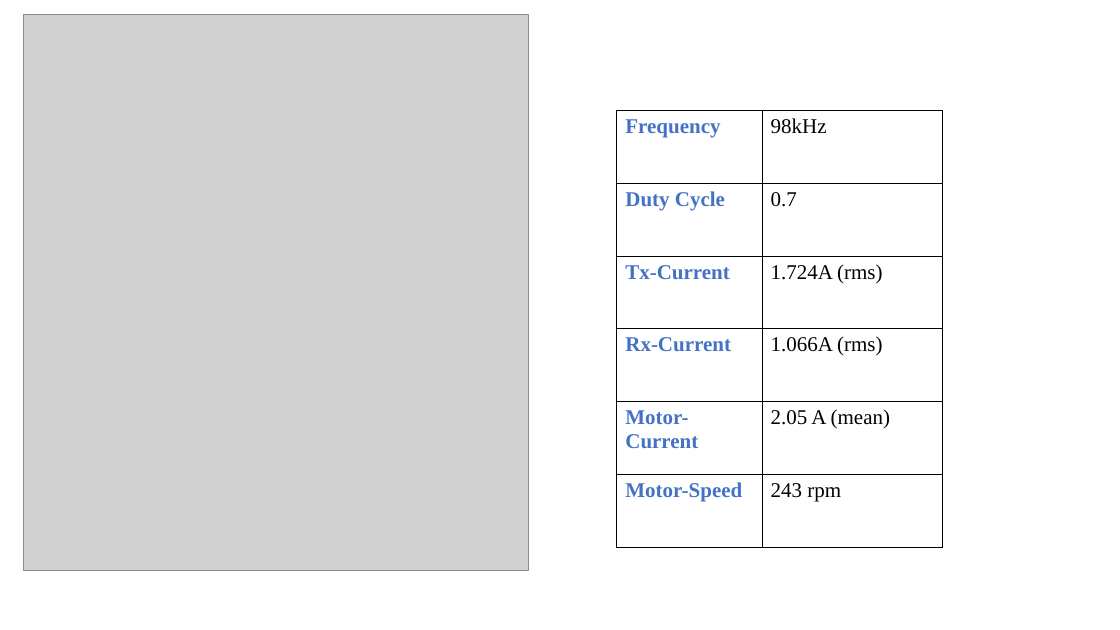
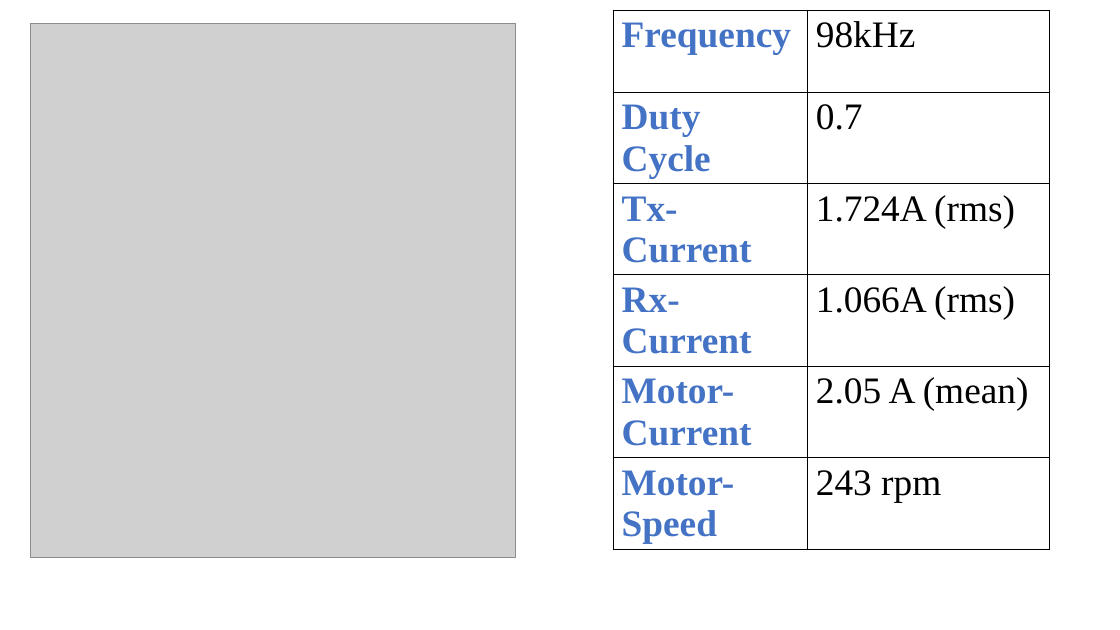
Before and after one commit to EnesAyaz/WPTMotor, a slide deck: slide 3 of Presentation/2021.02.28.pptx (slide 2 before the commit). Drawn at 1120x630 pixels with LibreOffice and Linux fonts; fonts in the diff are those of the drawing; grey boxes stand for pictures. Boxes give left, top, right and bottom in pixels: in the first picture for what was removed or moved away, otherwise in the second. Text is boxed around its words. In the diff, an @@ line names an element or a change of style, - is before the commit and + after.

```diff
--- a/Presentation/2021.02.28.pptx
+++ b/Presentation/2021.02.28.pptx
@@ picture: place and size @@
-picture at [24,14,528,571]
+picture at [30,24,515,558]
@@ table at [613,10,1049,566] @@
@@ size 18 to 32 pt @@
@@ table: place and size @@
-table at [618,110,944,548]
+table at [613,10,1049,566]
```
Also in this commit, not shown: 5 other slides changed, 6 slides added, 4 other files.
